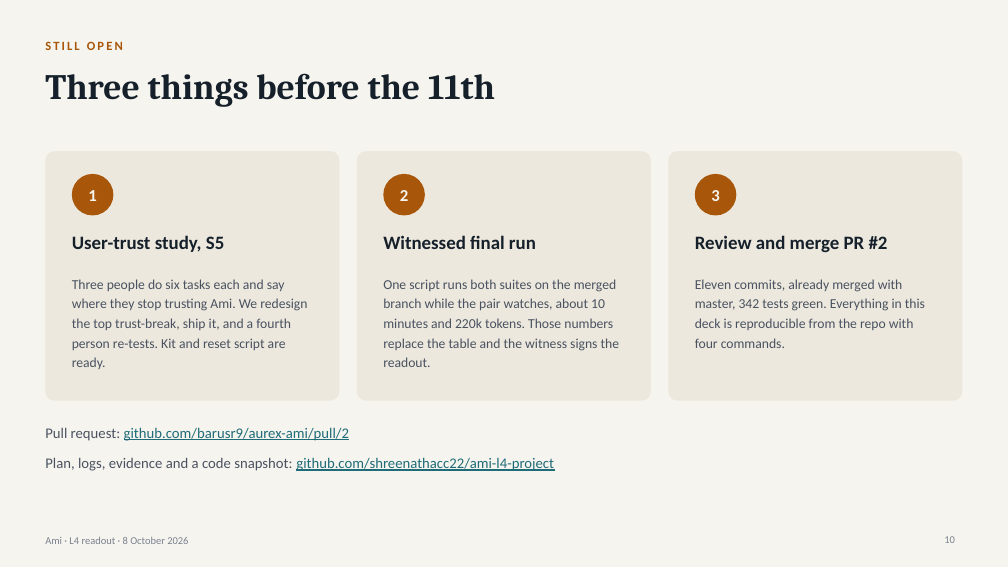
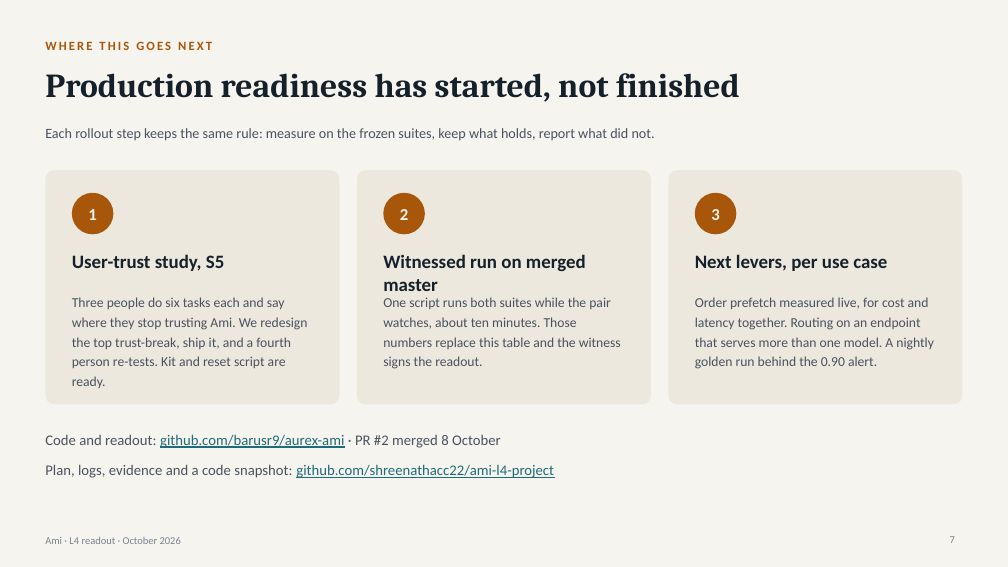
Before and after one commit to shreenathacc22/ami-l4-project, a slide deck: slide 7 of docs/Ami-L4-Readout-Bhargava-Shree-2026-10-08.pptx (slide 10 before the commit). Drawn at 1008x567 pixels with LibreOffice and Linux fonts; fonts in the diff are those of the drawing. Boxes give left, top, right and bottom in pixels: in the first picture for what was removed or moved away, otherwise in the second. Text is boxed around its words. In the diff, an @@ line names an element or a change of style, - is before the commit and + after.

```diff
--- a/docs/Ami-L4-Readout-Bhargava-Shree-2026-10-08.pptx
+++ b/docs/Ami-L4-Readout-Bhargava-Shree-2026-10-08.pptx
@@ text at (45, 41, 212, 50): text changed @@
-STILL OPEN
+WHERE THIS GOES NEXT
@@ title at (45, 73, 740, 102): text changed; size 34 to 32 pt @@
-Three things before the 11th
+Production readiness has started, not finished
@@ text added at (45, 128, 655, 141), 13.5 pt, text #4A5261 @@
+Each rollout step keeps the same rule: measure on the frozen suites, keep what holds, report what did not.
@@ rounded rectangle: place and size @@
-rounded rectangle at (45, 151, 340, 401)
+rounded rectangle at (45, 170, 340, 405)
@@ rounded rectangle: place and size @@
-rounded rectangle at (357, 151, 651, 401)
+rounded rectangle at (357, 170, 651, 405)
@@ proportions changed in 3 elements at (45, 170, 340, 405), (357, 170, 651, 405), (668, 170, 963, 405) @@
@@ rounded rectangle: place and size @@
-rounded rectangle at (668, 151, 963, 401)
+rounded rectangle at (668, 170, 963, 405)
@@ 4 texts, 3 ellipses: place and size @@
-4 texts, 3 ellipses at (72, 174, 737, 252)
+4 texts, 3 ellipses at (72, 193, 737, 271)
@@ text removed at (695, 235, 888, 252) @@
-Review and merge PR #2
@@ text at (383, 254, 586, 291): text changed @@
-Witnessed final run
+Witnessed run on merged master
@@ text added at (695, 254, 887, 271), 18 pt, text #15202B, bold @@
+Next levers, per use case
@@ text "Three people do six tasks ...": place and size @@
-text "Three people do six tasks ..." at (72, 279, 307, 369)
+text "Three people do six tasks ..." at (72, 297, 307, 388)
@@ text at (383, 297, 621, 369): text changed @@
-One script runs both suites on the merged branch while the pair watches, about 10 minutes and 220k tokens. Those numbers replace the table and the witness signs the readout.
+One script runs both suites while the pair watches, about ten minutes. Those numbers replace this table and the witness signs the readout.
@@ text removed at (695, 279, 925, 348) @@
-Eleven commits, already merged with master, 342 tests green. Everything in this deck is reproducible from the repo with four commands.
@@ text added at (695, 297, 934, 369), 13 pt, text #4A5261 @@
+Order prefetch measured live, for cost and latency together. Routing on an endpoint that serves more than one model. A nightly golden run behind the 0.90 alert.
@@ text at (45, 434, 501, 448): text changed; text colour #1F6B78 to #4A5261 @@
-Pull request: github.com/barusr9/aurex-ami/pull/2
+Code and readout: github.com/barusr9/aurex-ami · PR #2 merged 8 October
@@ text "Plan, logs, evidence and a ...": place and size @@
-text "Plan, logs, evidence and a ..." at (45, 457, 554, 471)
+text "Plan, logs, evidence and a ..." at (45, 464, 554, 478)
@@ text at (45, 537, 181, 544): text changed @@
-Ami · L4 readout · 8 October 2026
+Ami · L4 readout · October 2026
@@ page number at (950, 536, 955, 543): text changed @@
-10
+7
```
Also in this commit, not shown: 7 other slides changed, 3 slides added, 2 slides removed, 10 other files.
